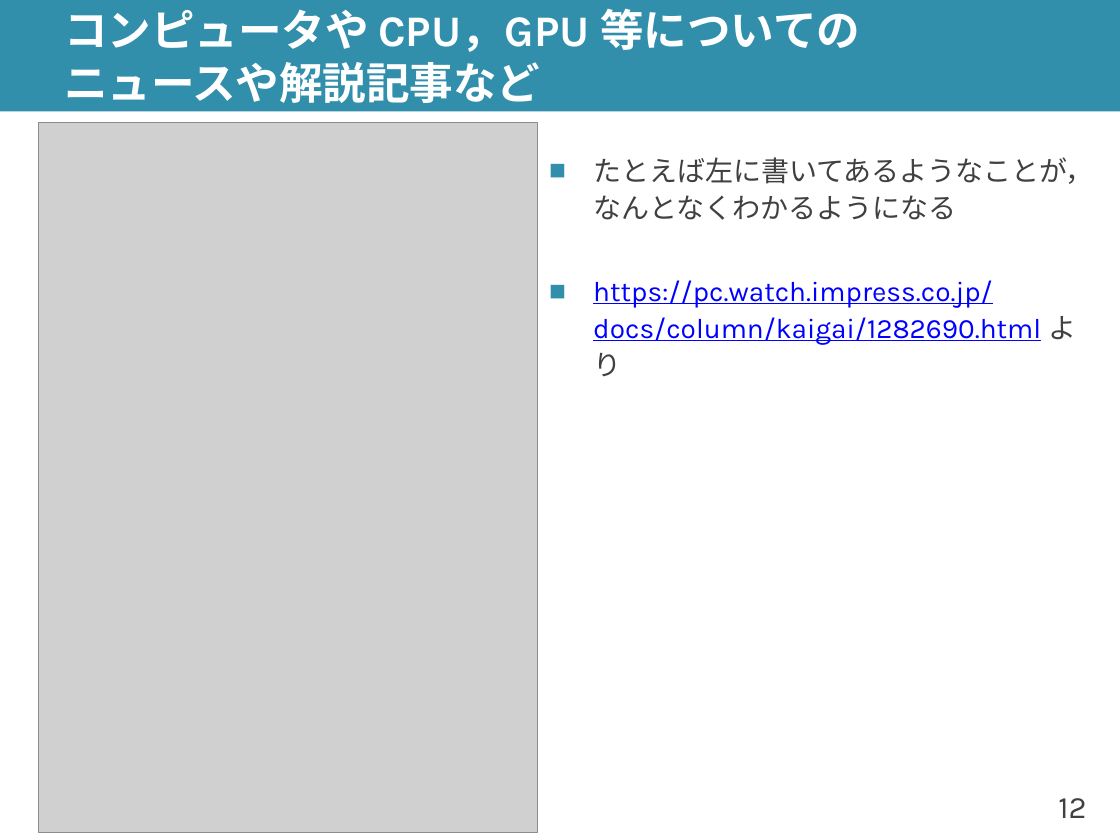
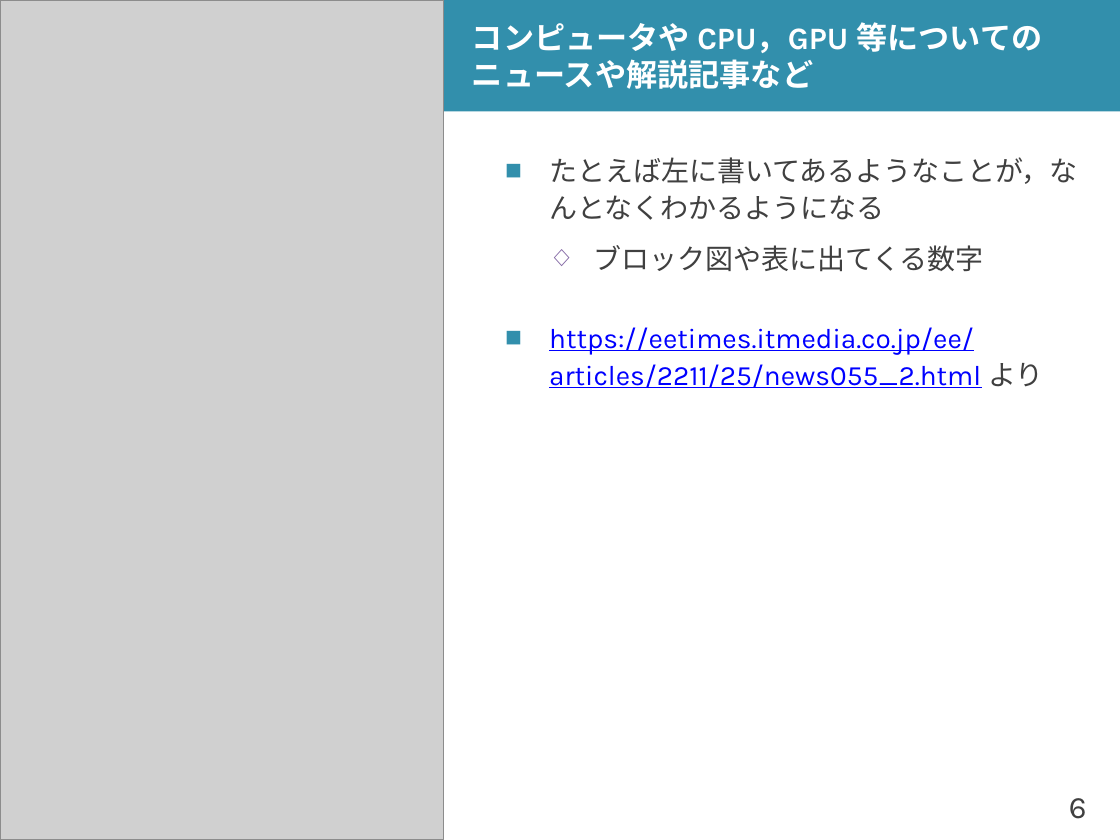
Before and after one commit to shioyadan/advanced-computer-organization, a slide deck: slide 6 of aco-shioya-00.pptx (slide 12 before the commit). Drawn at 1120x840 pixels with LibreOffice and Linux fonts; fonts in the diff are those of the drawing; grey boxes stand for pictures. Boxes give left, top, right and bottom in pixels: in the first picture for what was removed or moved away, otherwise in the second. Text is boxed around its words. In the diff, an @@ line names an element or a change of style, - is before the commit and + after.

```diff
--- a/aco-shioya-00.pptx
+++ b/aco-shioya-00.pptx
@@ picture resized from (x1=38, y1=122, x2=538, y2=832) to (x1=0, y1=0, x2=444, y2=840) @@
@@ title "コンピュータや CPU，GPU 等についての ニュースや解説記事など" moved from (x1=64, y1=8, x2=860, y2=103) to (x1=472, y1=22, x2=1042, y2=89) @@
@@ title "コンピュータや CPU，GPU 等についての ニュースや解説記事など" at (x1=472, y1=22, x2=1042, y2=89): size 28 to 20 pt @@
@@ text "たとえば左に書いてあるようなことが，なんとなくわかるようになる" moved from (x1=593, y1=157, x2=1094, y2=377) to (x1=549, y1=157, x2=1078, y2=388) @@
@@ text at (x1=549, y1=245, x2=1043, y2=388): text changed @@
-■ https://pc.watch.impress.co.jp/docs/column/kaigai/1282690.html より
+  ◇ ブロック図や表に出てくる数字
+■ https://eetimes.itmedia.co.jp/ee/articles/2211/25/news055_2.html より
@@ page number at (x1=1069, y1=798, x2=1087, y2=819): text changed @@
-12
+6
```
Also in this commit, not shown: 10 other slides changed, 10 slides added, 1 slide removed, 1 other file.
